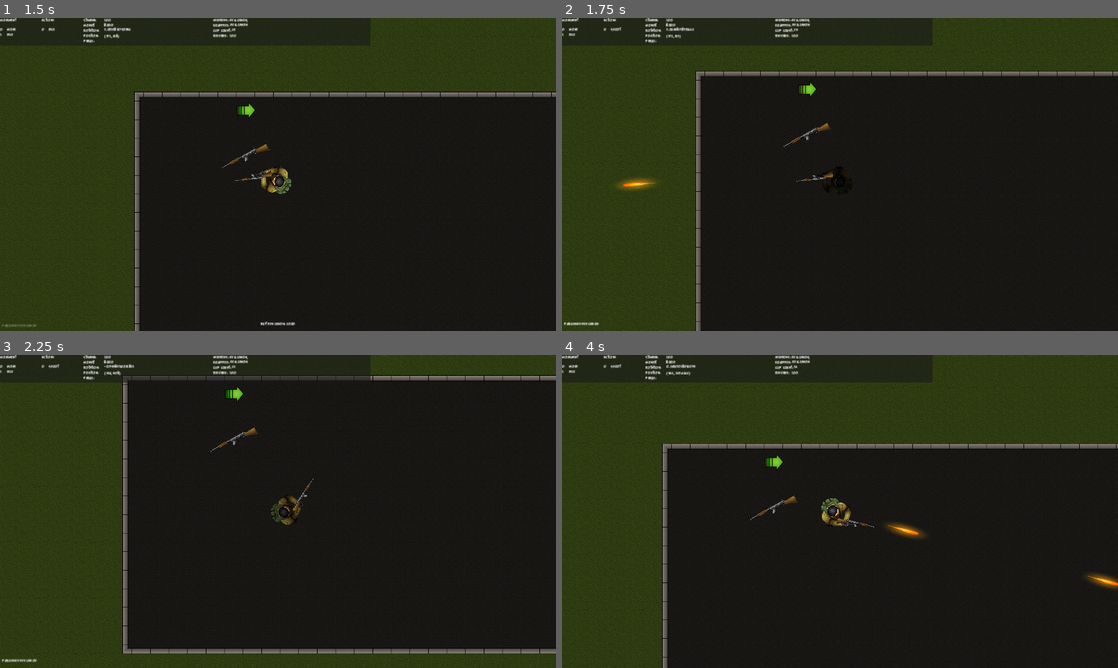
Above: before the commit, frames 1-4 (two rows, left to right).
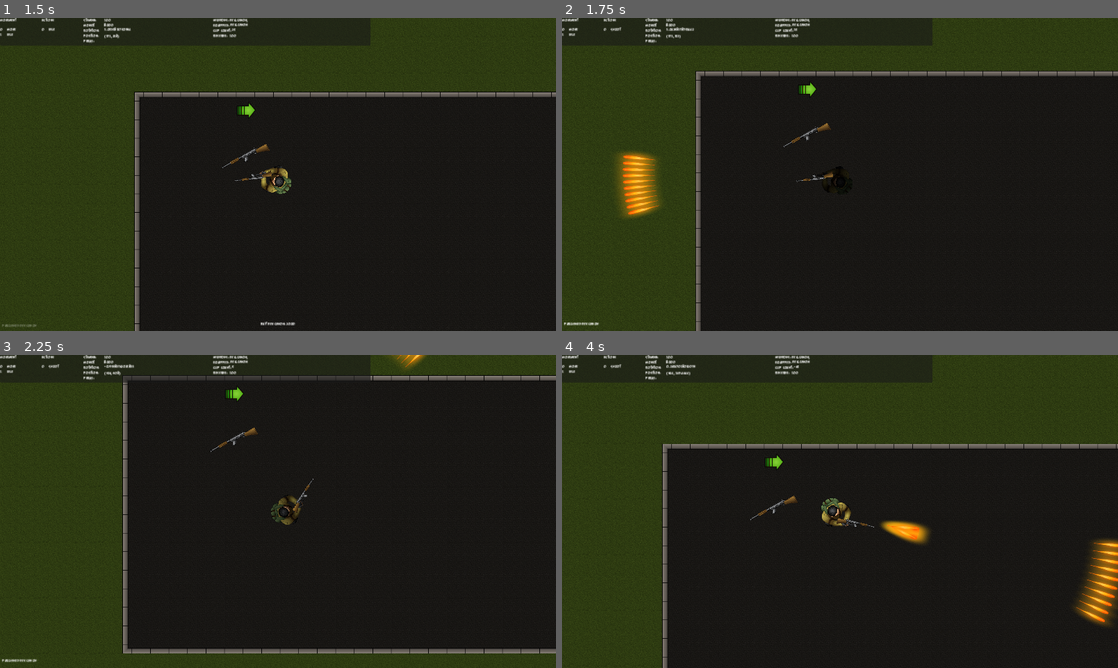
Above: after the commit, the same moments.

Repository: seffa1/ZombieGameRefactor
Game: Godot game, scene res://Main/Game.tscn
The game is run twice, just before and just after one commit, with the same random seed, the same clock (stepped at 60 frames per second) and the same inputs.
Inputs (mouse positions are in pixels of both pictures, inside the frame that each line leads up to):
- Up to frame 1 (1.5 s): move the mouse to (400, 158) at 0.52 s; press the mouse at (400, 158) at 0.53 s; hold D (move_right) 0.53-1.28 s; move the mouse to (166, 190) at 1.27 s; release the mouse at (166, 190) at 1.28 s; hold S (move_down) from 1.28 s (still down); tap F (interact) at 1.35 s
- Up to frame 2 (1.75 s): keep holding S (move_down); click (728, 190) at 1.55 s
- Up to frame 3 (2.25 s): move the mouse to (333, 442) at 2.02 s; release S (move_down) at 2.03 s; press the mouse at (333, 442) at 2.03 s; hold D (move_right) from 2.03 s (still down)
- Up to frame 4 (4 s): move the mouse to (812, 574) at 2.77 s; release D (move_right) at 2.78 s; release the mouse at (812, 574) at 2.78 s; hold W (move_up) 2.78-3.53 s; tap Shift (sprint) at 2.85 s; click (812, 574) at 3.05 s; move the mouse to (1006, 558) at 3.52 s; press the mouse at (1006, 558) at 3.53 s; hold A (move_left) from 3.53 s (still down)

Frame 1 is identical in both runs. In frame 2, 1.3% of the frame differs, in the area x 9-43%, y 3-64%; in frame 3, 0.2%; in frame 4, 1.9%, in the area x 41-100%, y 3-87%.

Commit message:
reload state clean up

Diff:
--- a/Player/states/actions/reload.gd
+++ b/Player/states/actions/reload.gd
@@ -5,27 +5,13 @@
 
 # Initialize the state. E.g. change the animation
 func enter():
-	# TODO - since the statemachine is handling this state's entering, we may not need this all here
-
-	# Check if we have a gun to reload
-	if !weapon_manager.has_a_gun():
-		emit_signal("finished", "idle")
-		return
-
+	"""
+	The state machine triggers this state's entrance. It checks that we have a gun,
+	it has reserve ammo, and that the magazine is not already full. The state machine
+	does this because reloading is meant to cancel other states.
+	"""
 	# Get the gun
 	weapon_object = weapon_manager.get_equipped_gun()
-
-	# Check if we have ammo in reserve
-	if weapon_object.bullet_reserve == 0:
-		Events.emit_signal("player_log", "No ammo")
-		emit_signal("finished", "idle")
-		return
-
-	# Check if the clip is already full
-	if weapon_object.bullets_in_clip == weapon_object.clip_size:
-		Events.emit_signal("player_log", "Magazine Full")
-		emit_signal("finished", "idle")
-		return
 
 	# Play the reload animation
 	owner.animation_player.stop()
--- a/World/purchasables/Weapons/DevCanon/DevCanon.tscn
+++ b/World/purchasables/Weapons/DevCanon/DevCanon.tscn
@@ -7,6 +7,8 @@
 WEAPON_NAME = "DEV_CANON"
 fire_type = "automatic"
 bullet = ExtResource("2_8obux")
+bullets_per_fire = 10
+bullet_spread = 0.04
 bullet_speed = 3000
 fire_rate = 0.1
 max_bullet_reserve = 100
